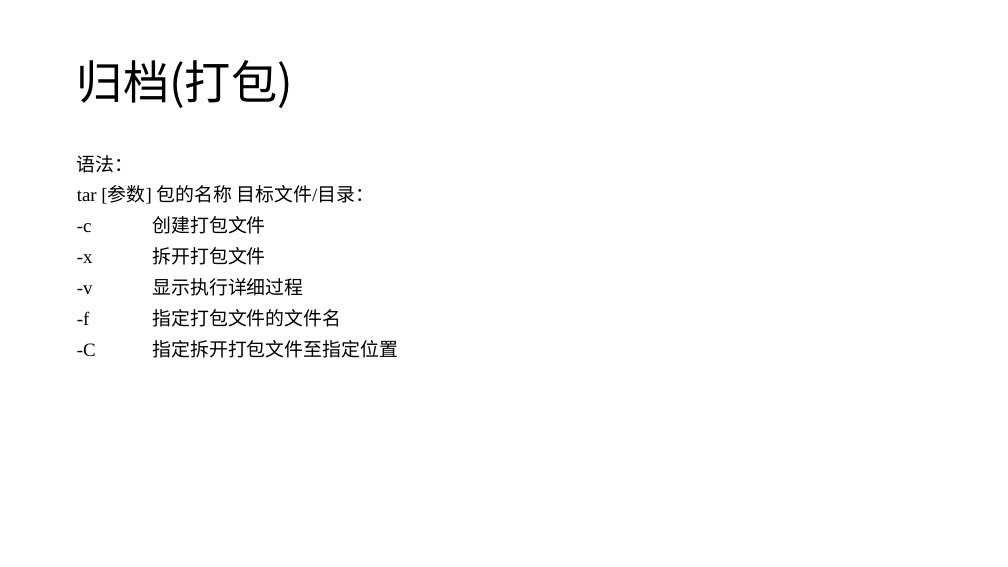
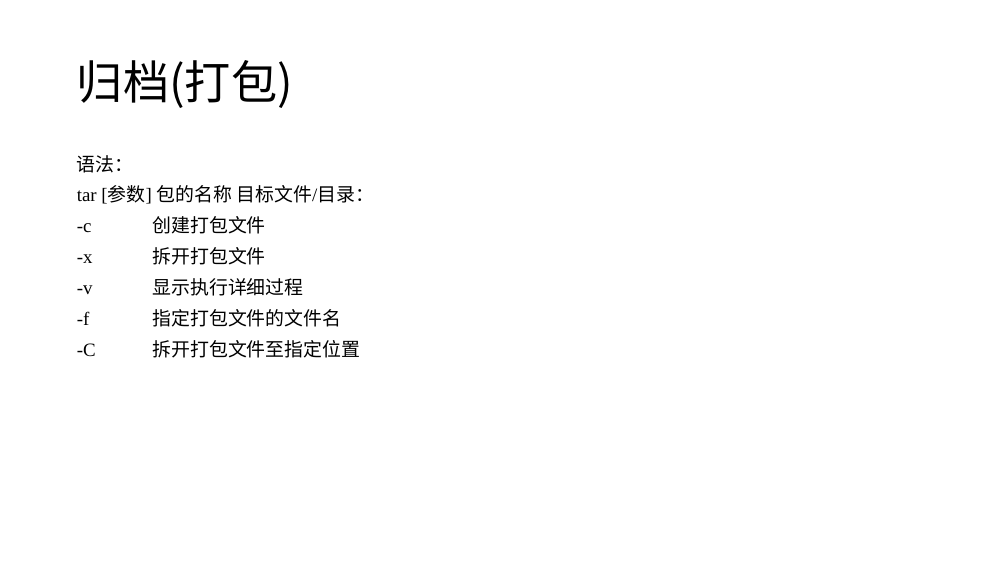
Before and after one commit to yujmo/RHCE_monoid_2019_3_10, a slide deck: slide 3 of 6、第六次课/4、文件归档.pptx. Drawn at 1008x567 pixels with LibreOffice and Linux fonts; fonts in the diff are those of the drawing. Boxes give left, top, right and bottom in pixels: in the first picture for what was removed or moved away, otherwise in the second. Text is boxed around its words. In the diff, an @@ line names an element or a change of style, - is before the commit and + after.

```diff
--- a/6、第六次课/4、文件归档.pptx
+++ b/6、第六次课/4、文件归档.pptx
@@ text at box(77, 340, 360, 358): text changed @@
--C 指定拆开打包文件至指定位置
+-C 拆开打包文件至指定位置
```
Also in this commit, not shown: 1 other slide changed, 13 other files.
